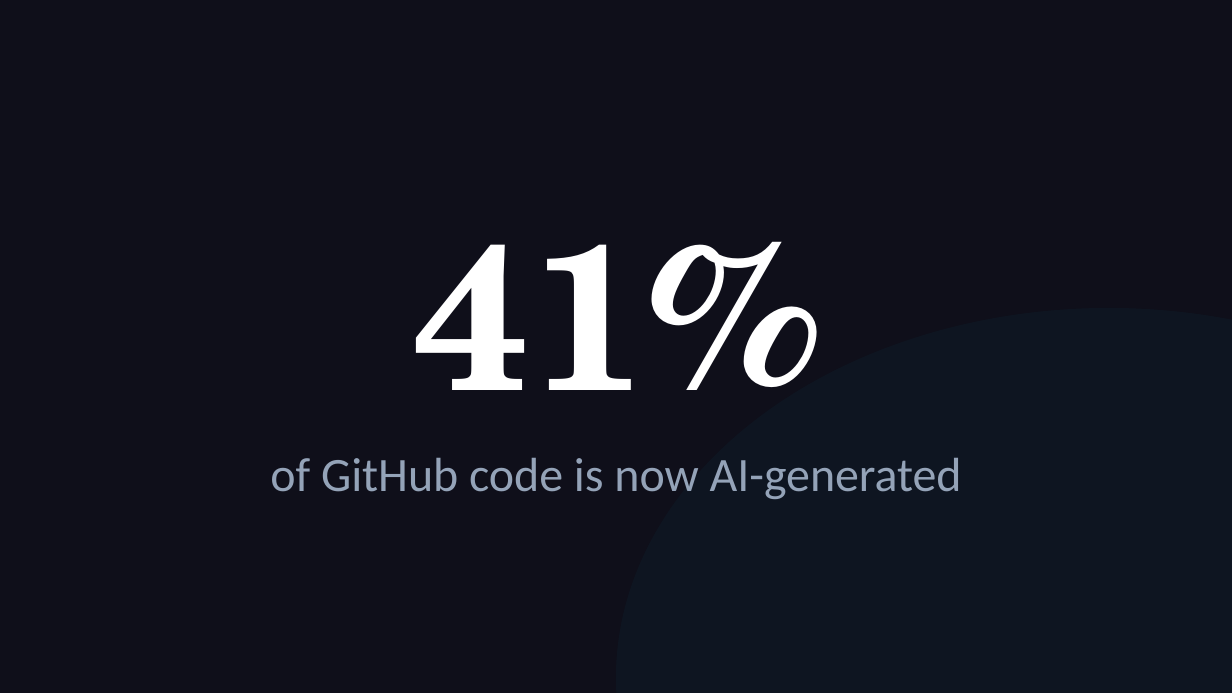
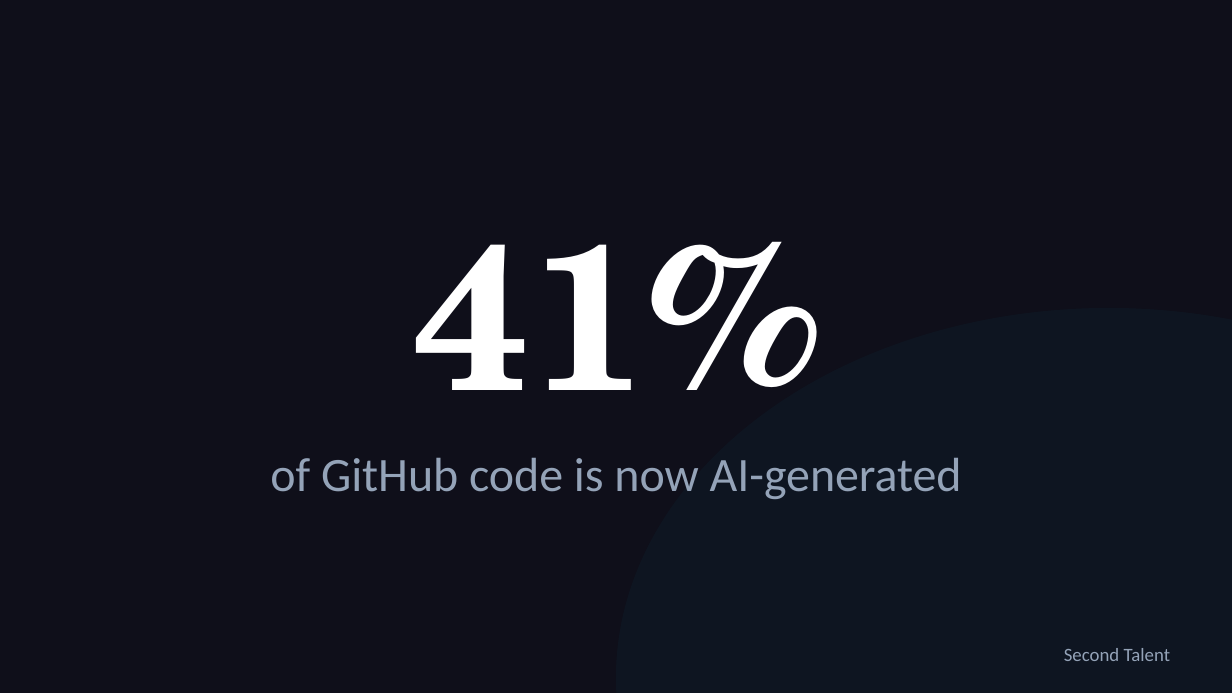
Before and after one commit to michaelengland/ai-best-practices, a slide deck: slide 18 of Getting-Agents-to-Give-Up-Their-Secrets.pptx. Drawn at 1232x693 pixels with LibreOffice and Linux fonts; fonts in the diff are those of the drawing. Boxes give left, top, right and bottom in pixels: in the first picture for what was removed or moved away, otherwise in the second. Text is boxed around its words. In the diff, an @@ line names an element or a change of style, - is before the commit and + after.

```diff
--- a/Getting-Agents-to-Give-Up-Their-Secrets.pptx
+++ b/Getting-Agents-to-Give-Up-Their-Secrets.pptx
@@ text added at <box>1064,648,1171,661</box>, 11 pt, text #94A3B8 @@
+Second Talent
```
Also in this commit, not shown: 6 other slides changed, 3 slides removed, 1 other file.
